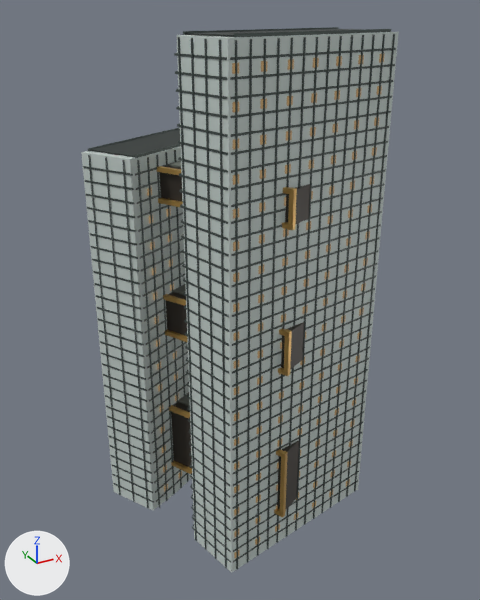
One commit to the Blender file landmarks/assets/tencent-binhai.blend: the scene before it, then after it.
Before and after are seen from a camera (50 mm lens) standing at (-143.0, -277.0, 254.0) and looking at (8.0, -2.0, 117.0). Lighting does not change. The marker at lower left points along +X, +Y and +Z. The first picture is the older version.

In view in the first picture: 'Culture_link', 'Health_link', 'Knowledge_link', 'envelope', 'fins', 'floor_bands', 'night_windows', 'parapet', 'roof_deck' and 9 more.
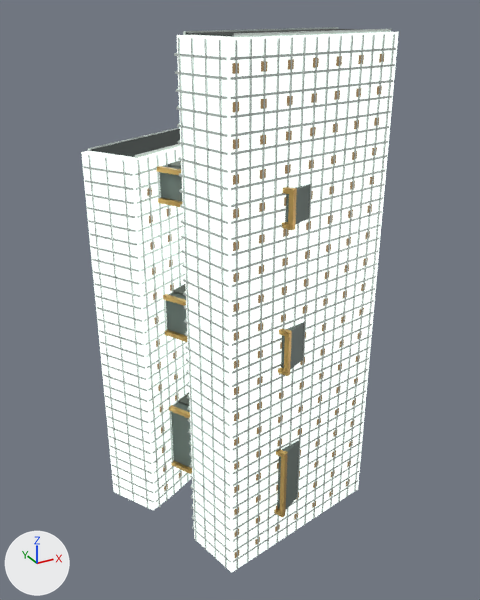
Location of each change, (x1, y1, x2, y2) in pixels of the pictures (480 x 600 px):
'envelope', recoloured (light grey to white)
    both: (81, 32, 399, 573)
'fins', recoloured
    both: (88, 34, 395, 569)
'floor_bands', recoloured
    both: (83, 48, 396, 563)
'Culture_link', recoloured
    both: (171, 402, 299, 509)
'Health_link', recoloured
    both: (166, 292, 304, 370)
'Knowledge_link', recoloured
    both: (159, 166, 310, 225)
'parapet', recoloured
    both: (88, 27, 391, 158)

The change, as a diff of the scene's bpy script:
```diff
--- a/landmarks/assets/tencent-binhai.blend.py
+++ b/landmarks/assets/tencent-binhai.blend.py
@@ mat_link_body @@
+mat_link_body = principled_material('link_body')
+mat_link_body.base_color = (0.144, 0.188, 0.168)  # grey #6a7872
+mat_link_body.metallic = 0.08
+mat_link_body.roughness = 0.52
@@ mat_metal_tower @@
+mat_metal_tower = principled_material('metal_tower')
+mat_metal_tower.base_color = (0.644, 0.708, 0.672)  # light grey #d2dbd6
+mat_metal_tower.metallic = 0.22
+mat_metal_tower.roughness = 0.4
@@ mat_glass_tower @@
+mat_glass_tower = principled_material('glass_tower')
+mat_glass_tower.base_color = (0.68, 0.776, 0.73)  # light grey #d7e4de
+mat_glass_tower.metallic = 0.05
+mat_glass_tower.roughness = 0.46
+mat_glass_tower.emission_color = (0.799, 0.871, 0.839)  # white #e7f0ec
+mat_glass_tower.emission_strength = 1.05
@@ me_envelope @@
 me_envelope.from_pydata(...)  # 24 vertices, 16 faces; spans x -59.0..66.0, y -59.0..65.0, z 0.0..245.0
-me_envelope.materials.append(mat_glass)  # light grey #c5d0cc
+me_envelope.materials.append(mat_glass_tower)  # light grey #d7e4de, glowing white #e7f0ec
@@ me_parapet @@
 me_parapet.from_pydata(...)  # 32 vertices, 24 faces; spans x -55.5..61.7, y -56.8..62.5, z 194.0..246.3
-me_parapet.materials.append(mat_metal)  # dark grey #4a5552
+me_parapet.materials.append(mat_metal_tower)  # light grey #d2dbd6
@@ me_floor_bands @@
 me_floor_bands.from_pydata(...)  # 2080 vertices, 1560 faces; spans x -59.0..66.0, y -59.0..65.0, z 6.0..239.0
-me_floor_bands.materials.append(mat_metal)  # dark grey #4a5552
+me_floor_bands.materials.append(mat_metal_tower)  # light grey #d2dbd6
@@ me_fins @@
 me_fins.from_pydata(...)  # 528 vertices, 396 faces; spans x -57.0..66.0, y -59.0..64.0, z 0.0..244.0
-me_fins.materials.append(mat_metal)  # dark grey #4a5552
+me_fins.materials.append(mat_metal_tower)  # light grey #d2dbd6
@@ me_culture_link @@
 me_culture_link.from_pydata(...)  # 8 vertices, 6 faces; spans x -42.2..41.1, y -55.7..55.2, z 22.0..58.0
-me_culture_link.materials.append(mat_dark)  # dark grey #3e3832
+me_culture_link.materials.append(mat_link_body)  # grey #6a7872
@@ me_health_link @@
 me_health_link.from_pydata(...)  # 8 vertices, 6 faces; spans x -42.2..41.1, y -55.7..55.2, z 103.2..122.9
-me_health_link.materials.append(mat_dark)  # dark grey #3e3832
+me_health_link.materials.append(mat_link_body)  # grey #6a7872
@@ me_knowledge_link @@
 me_knowledge_link.from_pydata(...)  # 8 vertices, 6 faces; spans x -42.2..41.1, y -55.7..55.2, z 172.1..186.8
-me_knowledge_link.materials.append(mat_dark)  # dark grey #3e3832
+me_knowledge_link.materials.append(mat_link_body)  # grey #6a7872
```
